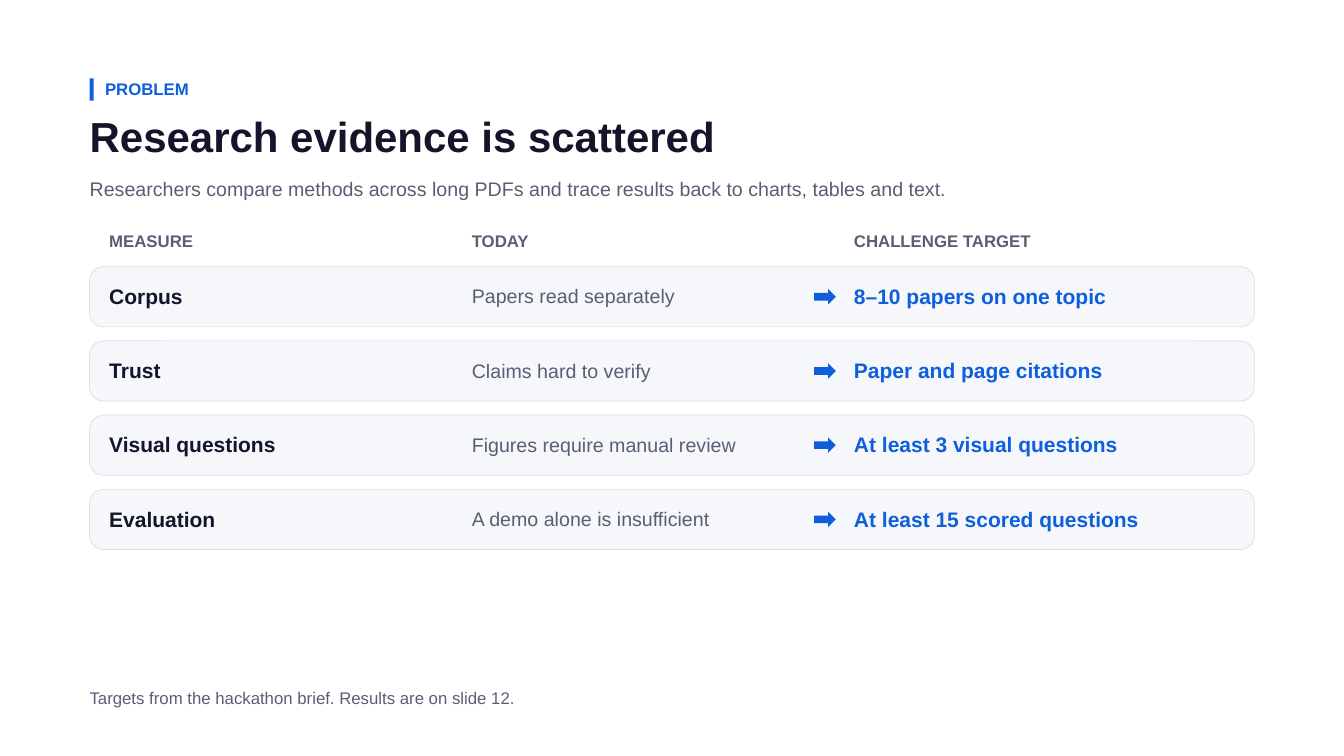
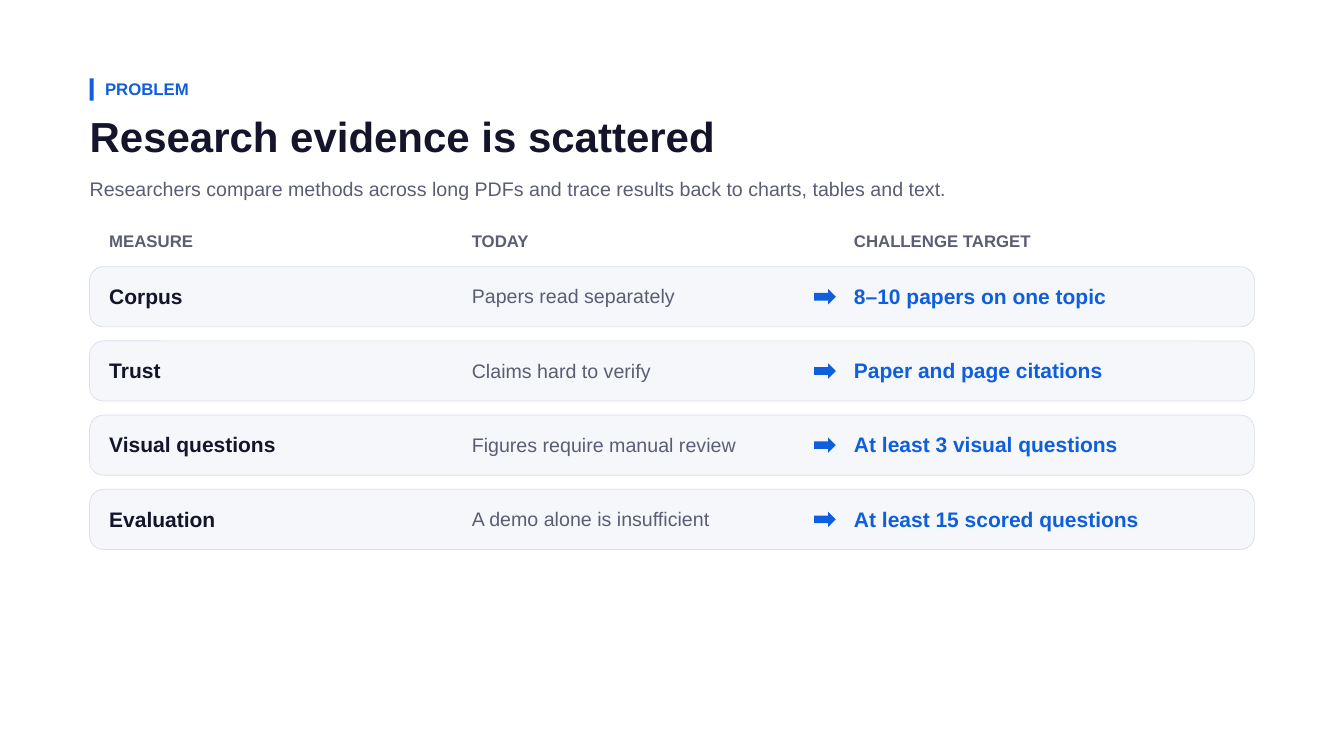
Before and after one commit to Prasannagirish/hcl-nitt-jensen_jackets, a slide deck: slide 2 of ResearchIQ Final Presentation.pptx. Drawn at 1344x756 pixels with LibreOffice and Linux fonts; fonts in the diff are those of the drawing. Boxes give left, top, right and bottom in pixels: in the first picture for what was removed or moved away, otherwise in the second. Text is boxed around its words. In the diff, an @@ line names an element or a change of style, - is before the commit and + after.

```diff
--- a/ResearchIQ Final Presentation.pptx
+++ b/ResearchIQ Final Presentation.pptx
@@ text removed at [90, 692, 514, 708] @@
-Targets from the hackathon brief. Results are on slide 12.
```
Also in this commit, not shown: 10 other slides changed, 1 other file.
